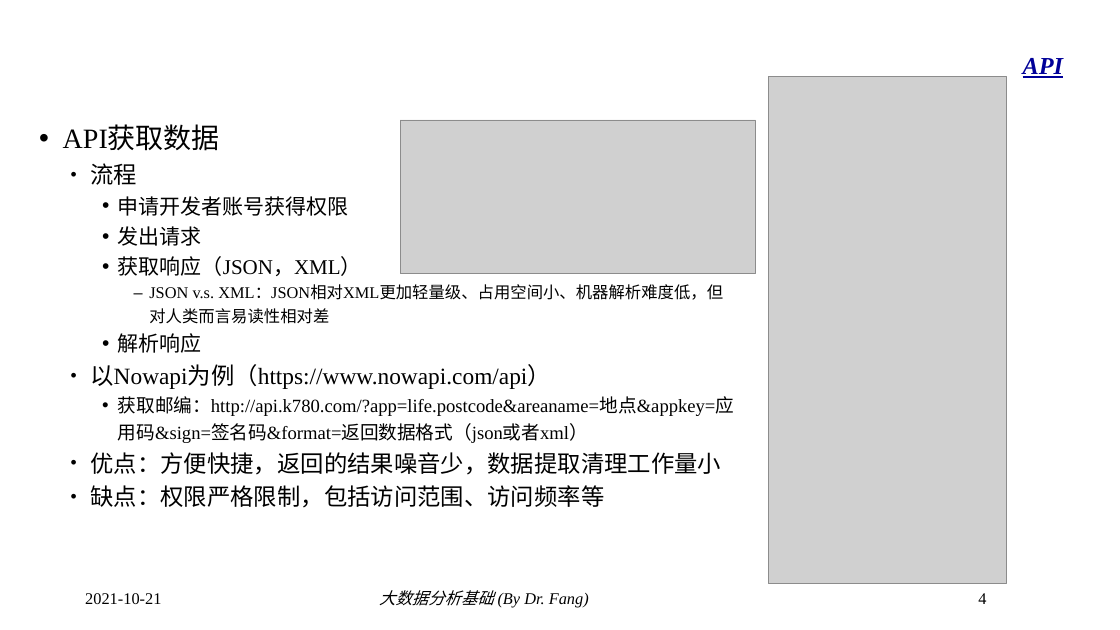
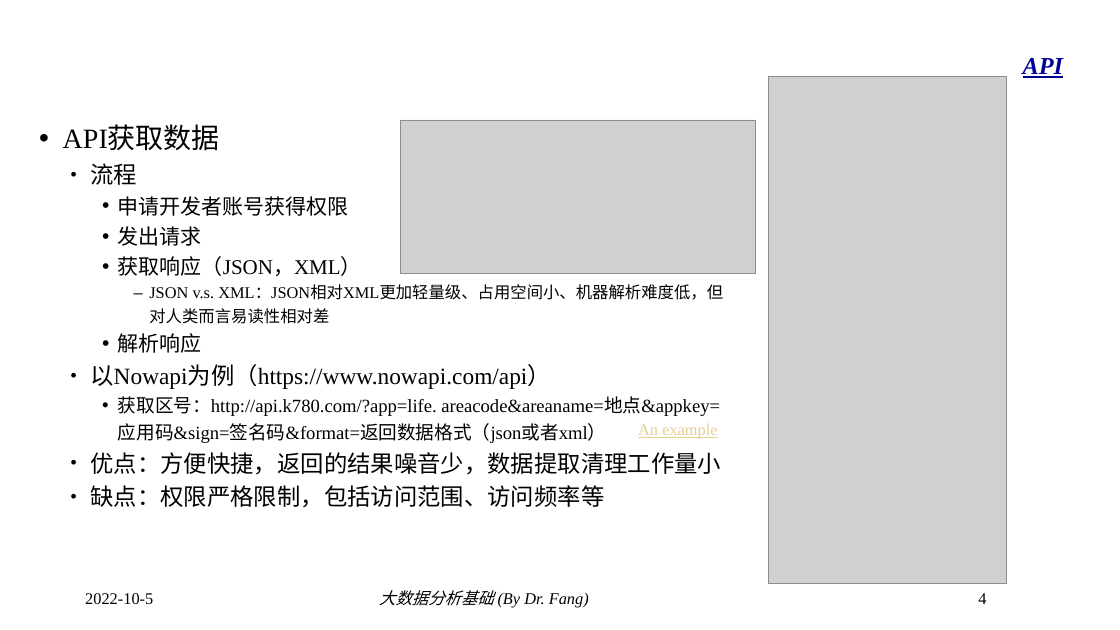
Before and after one commit to dr-fang/BDA, a slide deck: slide 4 of slides/3_PythonCrawler.pptx. Drawn at 1120x630 pixels with LibreOffice and Linux fonts; fonts in the diff are those of the drawing; grey boxes stand for pictures; background and template pictures are left out. Boxes give left, top, right and bottom in pixels: in the first picture for what was removed or moved away, otherwise in the second. Text is boxed around its words. In the diff, an @@ line names an element or a change of style, - is before the commit and + after.

```diff
--- a/slides/3_PythonCrawler.pptx
+++ b/slides/3_PythonCrawler.pptx
@@ text at (x1=118, y1=396, x2=720, y2=443): text changed @@
-    • 获取邮编：http://api.k780.com/?app=life.postcode&areaname=地点&appkey=应用码&sign=签名码&format=返回数据格式（json或者xml）
+    • 获取区号：http://api.k780.com/?app=life. areacode&areaname=地点&appkey=应用码&sign=签名码&format=返回数据格式（json或者xml）
@@ text added at (x1=638, y1=424, x2=717, y2=439), 14 pt, text #E5D093, underline @@
+An example
@@ text at (x1=85, y1=593, x2=153, y2=604): text changed @@
-2021-10-21
+2022-10-5
```
Also in this commit, not shown: 10 other slides changed.
